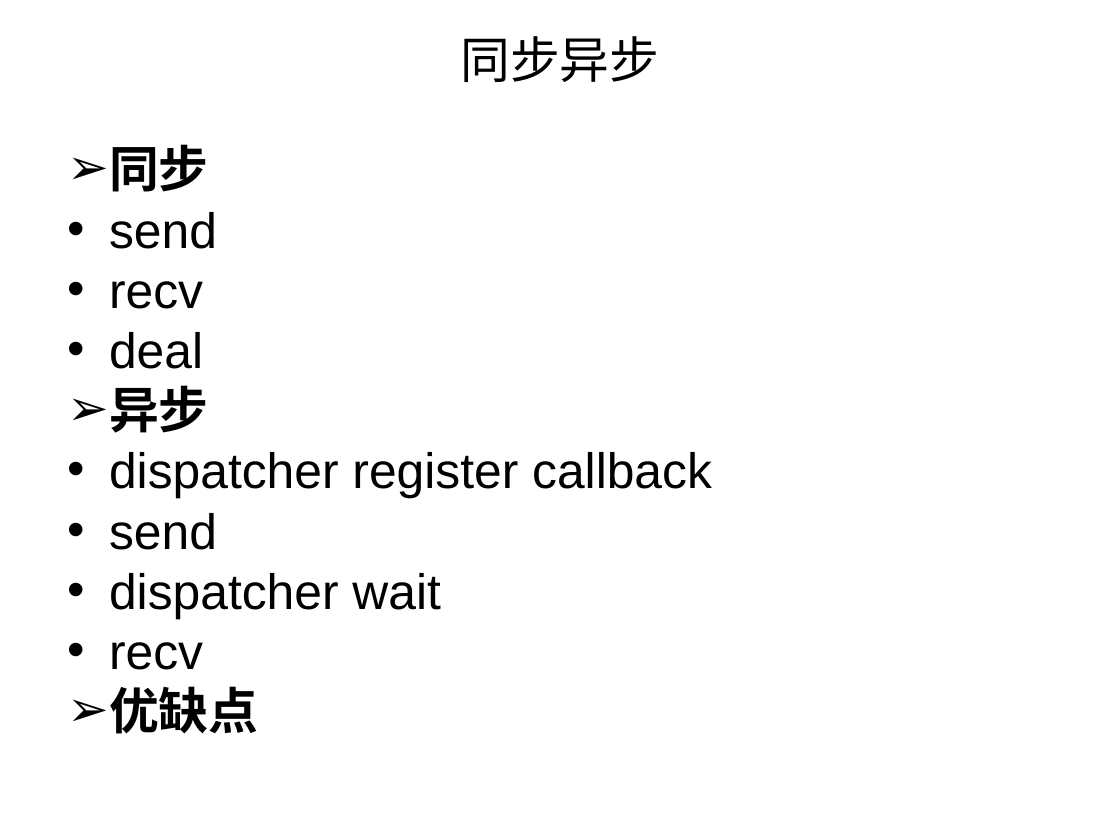
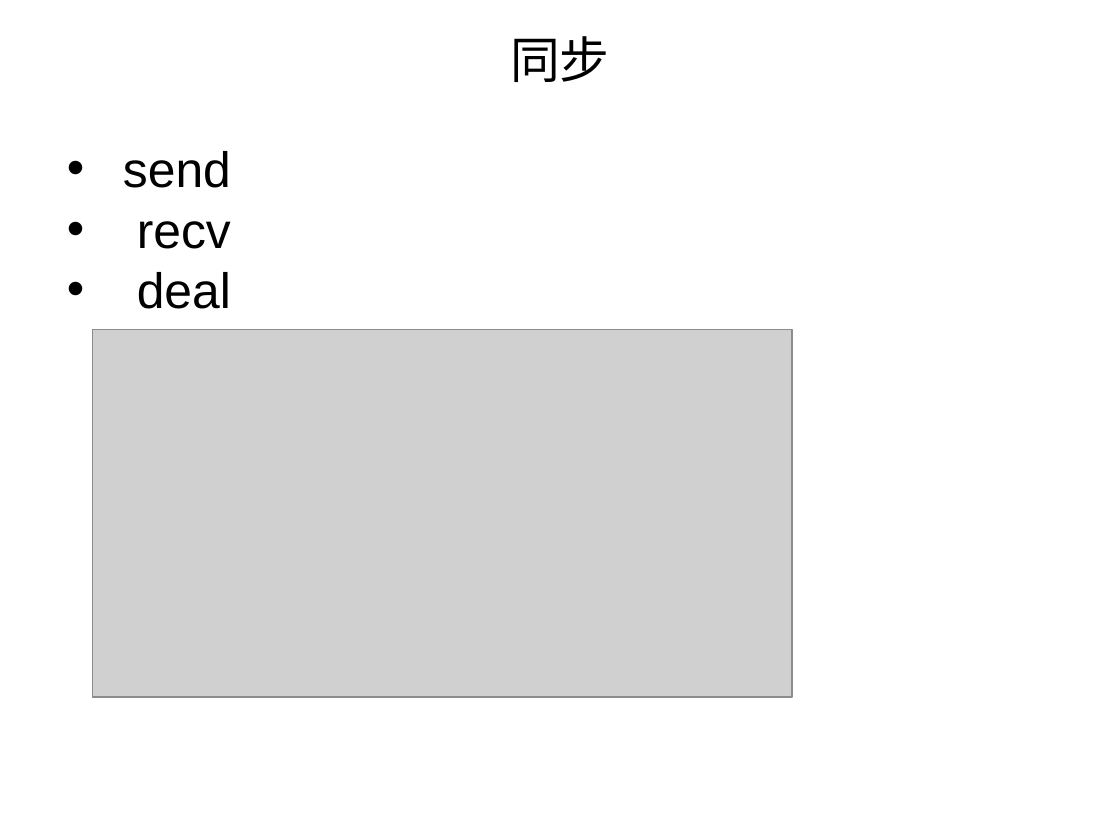
Before and after one commit to ym65536/network, a slide deck: slide 3 of coroutine/coroutine.ppt. Drawn at 1120x840 pixels with LibreOffice and Linux fonts; fonts in the diff are those of the drawing; grey boxes stand for pictures; background and template pictures are left out. Boxes give left, top, right and bottom in pixels: in the first picture for what was removed or moved away, otherwise in the second. Text is boxed around its words. In the diff, an @@ line names an element or a change of style, - is before the commit and + after.

```diff
--- a/coroutine/coroutine.ppt
+++ b/coroutine/coroutine.ppt
@@ title at (510,36,610,82): text changed @@
-同步异步
+同步
@@ text "send" at (123,151,231,309): indent changed @@
@@ text at (109,144,209,192): paragraph removed @@
-➢ 同步
@@ picture added at (92,329,792,697) @@
@@ text at (109,385,712,734): paragraphs removed @@
-➢ 异步
-• dispatcher register callback
-• send
-• dispatcher wait
-• recv
-➢ 优缺点
```
Also in this commit, not shown: 3 other slides changed, 1 slide added, 3 other files.
